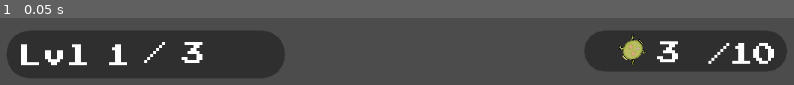
Above: before the commit, frame 1.
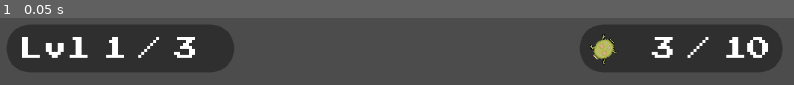
Above: after the commit, the same moment.

Repository: thatnick/grow-grow
Game: Godot game, scene res://scenes/HUD.tscn
The game is run twice, just before and just after one commit, with the same random seed, the same clock (stepped at 60 frames per second) and the same inputs. This scene is started directly instead of the project's main scene. Sound files missing from this copy of the repository are replaced by a short silence.
Inputs:
- Up to frame 1 (0.05 s): no input

The runs differ from the first frame. In frame 1, 17% of the frame differs, in the area x 0-100%, y 10-90%.

Commit message:
Fix alignment of HUD text

Diff:
--- a/scenes/HUD.tscn
+++ b/scenes/HUD.tscn
@@ -27,36 +27,37 @@
 script = ExtResource( 2 )
 
 [node name="Score" type="Panel" parent="."]
-margin_left = 790.401
-margin_top = 23.63
-margin_right = 1061.4
-margin_bottom = 77.63
+margin_left = 784.0
+margin_top = 16.0
+margin_right = 1055.0
+margin_bottom = 79.0
 custom_styles/panel = SubResource( 1 )
 __meta__ = {
 "_edit_use_anchors_": false
 }
 
 [node name="Sprite" type="Sprite" parent="Score"]
-position = Vector2( 65, 25 )
+position = Vector2( 32, 32 )
 rotation = 2.35619
 texture = ExtResource( 3 )
 
 [node name="Tails" type="Label" parent="."]
-margin_left = 887.475
-margin_top = 38.2951
-margin_right = 983.472
-margin_bottom = 86.2951
+margin_left = 848.0
+margin_top = 32.0
+margin_right = 912.0
+margin_bottom = 64.0
 custom_fonts/font = SubResource( 2 )
 text = "##"
+align = 2
 __meta__ = {
 "_edit_use_anchors_": false
 }
 
 [node name="Slash" type="Label" parent="."]
-margin_left = 956.163
-margin_top = 39.63
-margin_right = 1052.16
-margin_bottom = 87.63
+margin_left = 928.0
+margin_top = 32.0
+margin_right = 992.0
+margin_bottom = 64.0
 custom_fonts/font = SubResource( 2 )
 text = "/ "
 __meta__ = {
@@ -64,10 +65,10 @@
 }
 
 [node name="Goal" type="Label" parent="."]
-margin_left = 984.014
-margin_top = 39.63
-margin_right = 1080.01
-margin_bottom = 87.63
+margin_left = 976.0
+margin_top = 32.0
+margin_right = 1040.0
+margin_bottom = 64.0
 custom_fonts/font = SubResource( 2 )
 text = "##"
 __meta__ = {
@@ -76,19 +77,19 @@
 
 [node name="Lvl" type="Panel" parent="."]
 margin_left = 16.0
-margin_top = 24.0
-margin_right = 388.0
-margin_bottom = 87.0
+margin_top = 16.0
+margin_right = 320.0
+margin_bottom = 79.0
 custom_styles/panel = SubResource( 1 )
 __meta__ = {
 "_edit_use_anchors_": false
 }
 
 [node name="LvlTxt" type="Label" parent="."]
-margin_left = 31.2598
-margin_top = 42.2429
-margin_right = 127.26
-margin_bottom = 90.2429
+margin_left = 32.0
+margin_top = 32.0
+margin_right = 128.0
+margin_bottom = 64.0
 custom_fonts/font = SubResource( 3 )
 text = "Lvl"
 __meta__ = {
@@ -96,21 +97,22 @@
 }
 
 [node name="LvlNum" type="Label" parent="."]
-margin_left = 148.877
-margin_top = 42.2429
-margin_right = 197.877
-margin_bottom = 90.2429
+margin_left = 128.0
+margin_top = 32.0
+margin_right = 177.0
+margin_bottom = 64.0
 custom_fonts/font = SubResource( 4 )
 text = "#"
+align = 2
 __meta__ = {
 "_edit_use_anchors_": false
 }
 
 [node name="LvlSlash" type="Label" parent="."]
-margin_left = 200.0
-margin_top = 39.0
-margin_right = 296.0
-margin_bottom = 87.0
+margin_left = 192.0
+margin_top = 32.0
+margin_right = 288.0
+margin_bottom = 64.0
 custom_fonts/font = SubResource( 3 )
 text = "/"
 __meta__ = {
@@ -118,10 +120,10 @@
 }
 
 [node name="LvlTotal" type="Label" parent="."]
-margin_left = 250.0
-margin_top = 39.0
-margin_right = 346.0
-margin_bottom = 87.0
+margin_left = 240.0
+margin_top = 32.0
+margin_right = 304.0
+margin_bottom = 64.0
 custom_fonts/font = SubResource( 3 )
 text = "##"
 __meta__ = {
